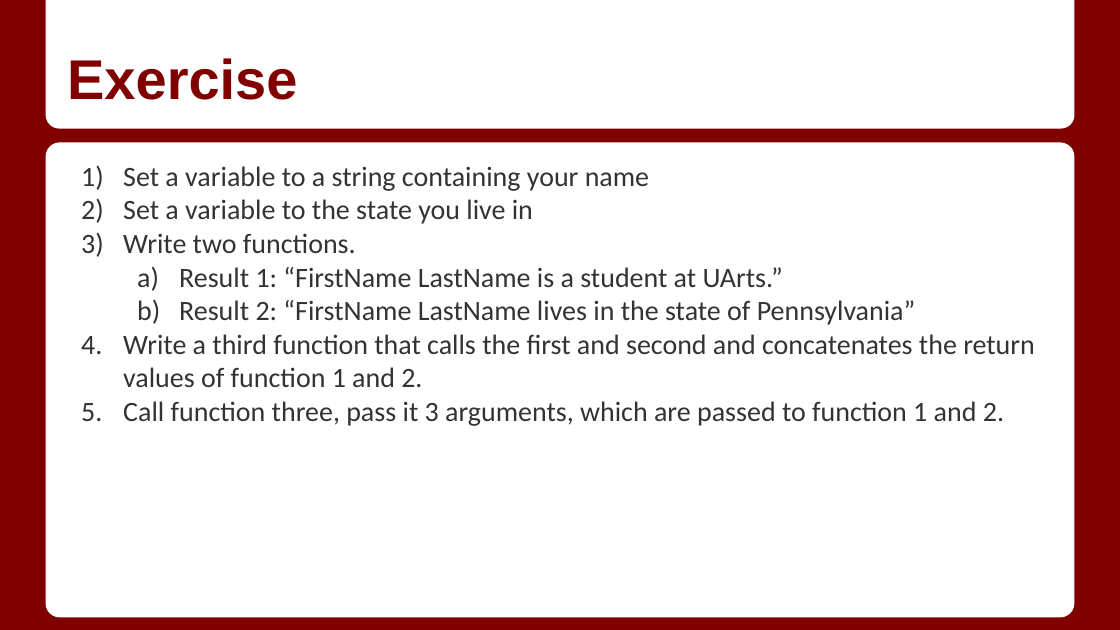
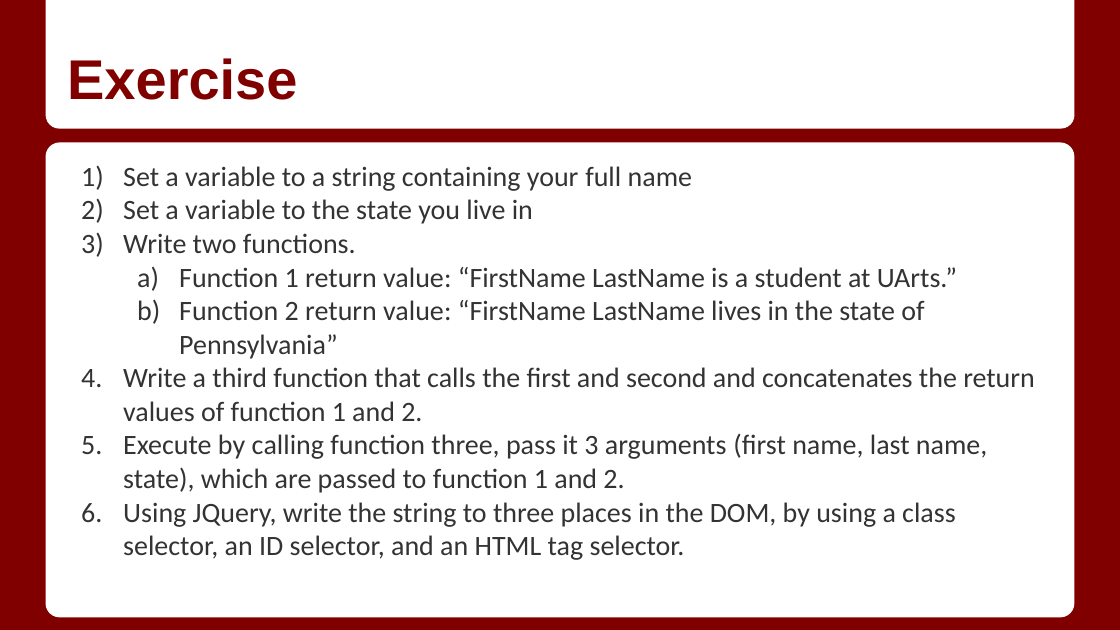
Before and after one commit to PhillyWebGuy/CE-2413-SPRING-2015, a slide deck: slide 22 of presentations/class-2/Class 2.2_ Flow Control, Loops, Arrays.pptx. Drawn at 1120x630 pixels with LibreOffice and Linux fonts; fonts in the diff are those of the drawing. Boxes give left, top, right and bottom in pixels: in the first picture for what was removed or moved away, otherwise in the second. Text is boxed around its words. In the diff, an @@ line names an element or a change of style, - is before the commit and + after.

Commit message:
Class 2, update end

```diff
--- a/presentations/class-2/Class 2.2_ Flow Control, Loops, Arrays.pptx
+++ b/presentations/class-2/Class 2.2_ Flow Control, Loops, Arrays.pptx
@@ text at (123, 166, 692, 191): text changed @@
-1) Set a variable to a string containing your name
+1) Set a variable to a string containing your full name
@@ text at (179, 267, 957, 359): text changed @@
-  a) Result 1: “FirstName LastName is a student at UArts.”
-  b) Result 2: “FirstName LastName lives in the state of Pennsylvania”
+  a) Function 1 return value: “FirstName LastName is a student at UArts.”
+  b) Function 2 return value: “FirstName LastName lives in the state of Pennsylvania”
@@ text at (123, 434, 987, 560): text changed @@
-5. Call function three, pass it 3 arguments, which are passed to function 1 and 2.
+5. Execute by calling function three, pass it 3 arguments (first name, last name, state), which are passed to function 1 and 2.
+6. Using JQuery, write the string to three places in the DOM, by using a class selector, an ID selector, and an HTML tag selector.
```
